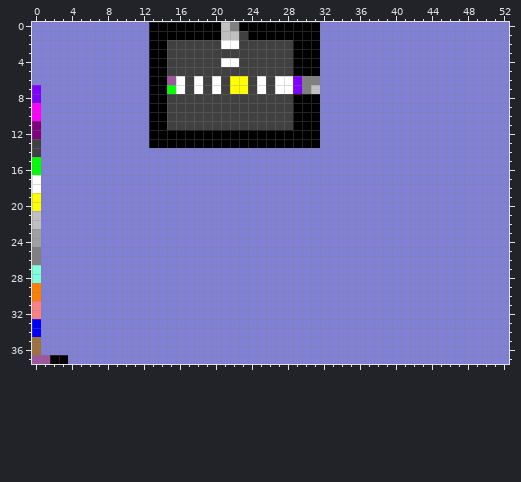
Pixel-art sprite, stored at assets/level_2.png. The picture above is the old version.
The file is 53x38 pixels.
After:
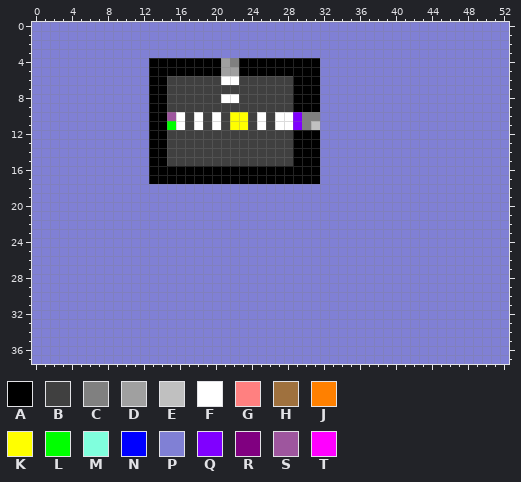
Palette (. is transparent): A #000000  B #404040  C #808080  D #a0a0a0  E #c0c0c0  F #ffffff  G #ff8080  H #9f713e  J #ff8000  K #ffff00  L #00ff00  M #80ffdd  N #0000ff  P #8080d5  Q #8000ff  R #800080  S #9e569e  T #ff00ff
What changed:
Colour B gives way to colour A in rows 4 to 5 at x 15 to 20 and 23 to 28.
Colour C gives way to colour A in row 6 at x 30 to 31; in row 7 at x 30.
Colour E gives way to colour A in row 7 at x 31.
Colour P gives way to colour A in rows 14 to 15 at x 13 to 14 and 29 to 31; in rows 16 to 17 at x 13 to 31.
Colour Q gives way to colour A in rows 6 to 7 at x 29.
Colour A gives way to colour B in rows 12 to 13 at x 15 to 28.
Colour F gives way to colour B in rows 6 to 7 at x 16, 18, 20, 25 and 27 to 28.
Colour K gives way to colour B in row 6 at x 23; in row 7 at x 22 to 23.
Colour L gives way to colour B in row 7 at x 15.
Colour P gives way to colour B in rows 14 to 15 at x 15 to 28.
Colour S gives way to colour B in row 6 at x 15.
Colour A gives way to colour C in row 10 at x 30 to 31; in row 11 at x 30.
Colour F gives way to colour C in row 4 at x 22.
Colour B gives way to colour D in row 5 at x 21 to 22.
Colour F gives way to colour D in row 4 at x 21.
Colour A gives way to colour E in row 11 at x 31.
Colour B gives way to colour F in row 6 at x 21; in row 8 at x 21 to 22; in rows 10 to 11 at x 16, 18, 20, 25 and 27 to 28.
Colour K gives way to colour F in row 6 at x 22.
Colour B gives way to colour K in rows 10 to 11 at x 22 to 23.
Colour B gives way to colour L in row 11 at x 15.
Colour A gives way to colour P in row 0 at x 13 to 20 and 23 to 31; in row 1 at x 13 to 20 and 24 to 31; in rows 2 to 3 at x 13 to 14 and 29 to 31; in row 37 at x 2 to 3.
Colour B gives way to colour P in row 1 at x 23; in row 2 at x 15 to 20 and 23 to 28; in row 3 at x 15 to 28; in rows 13 to 14 at x 0.
Colour C gives way to colour P in row 0 at x 22; in rows 25 to 26 at x 0.
Colour D gives way to colour P in rows 23 to 24 at x 0.
Colour E gives way to colour P in row 0 at x 21; in row 1 at x 21 to 22; in rows 21 to 22 at x 0.
Colour F gives way to colour P in row 2 at x 21 to 22; in rows 17 to 18 at x 0.
Colour G gives way to colour P in rows 31 to 32 at x 0.
Colour H gives way to colour P in rows 35 to 36 at x 0.
Colour J gives way to colour P in rows 29 to 30 at x 0.
Colour K gives way to colour P in rows 19 to 20 at x 0.
Colour L gives way to colour P in rows 15 to 16 at x 0.
Colour M gives way to colour P in rows 27 to 28 at x 0.
Colour N gives way to colour P in rows 33 to 34 at x 0.
Colour Q gives way to colour P in rows 7 to 8 at x 0.
Colour R gives way to colour P in rows 11 to 12 at x 0.
Colour S gives way to colour P in row 37 at x 0 to 1.
Colour T gives way to colour P in rows 9 to 10 at x 0.
Colour A gives way to colour Q in rows 10 to 11 at x 29.
Colour B gives way to colour S in row 10 at x 15.
Changed places in both pictures, as pixel boxes (x1, y1, x2, y2):
changed: (149, 22, 320, 184)
changed: (32, 85, 68, 364)
